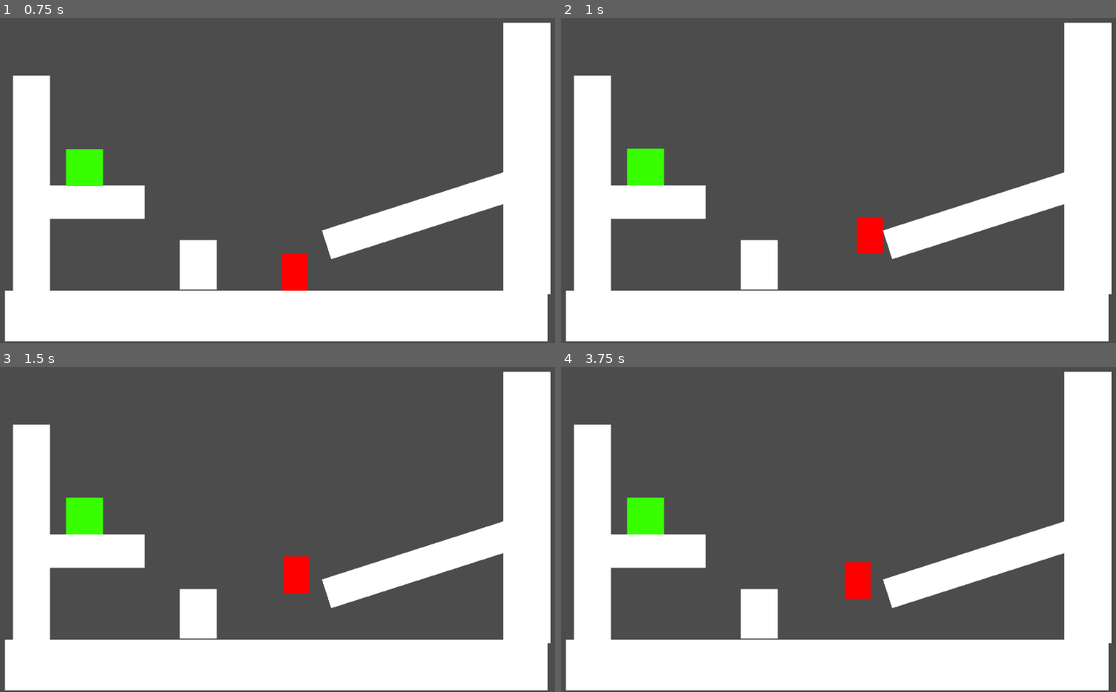
Above: before the commit, frames 1-4 (two rows, left to right).
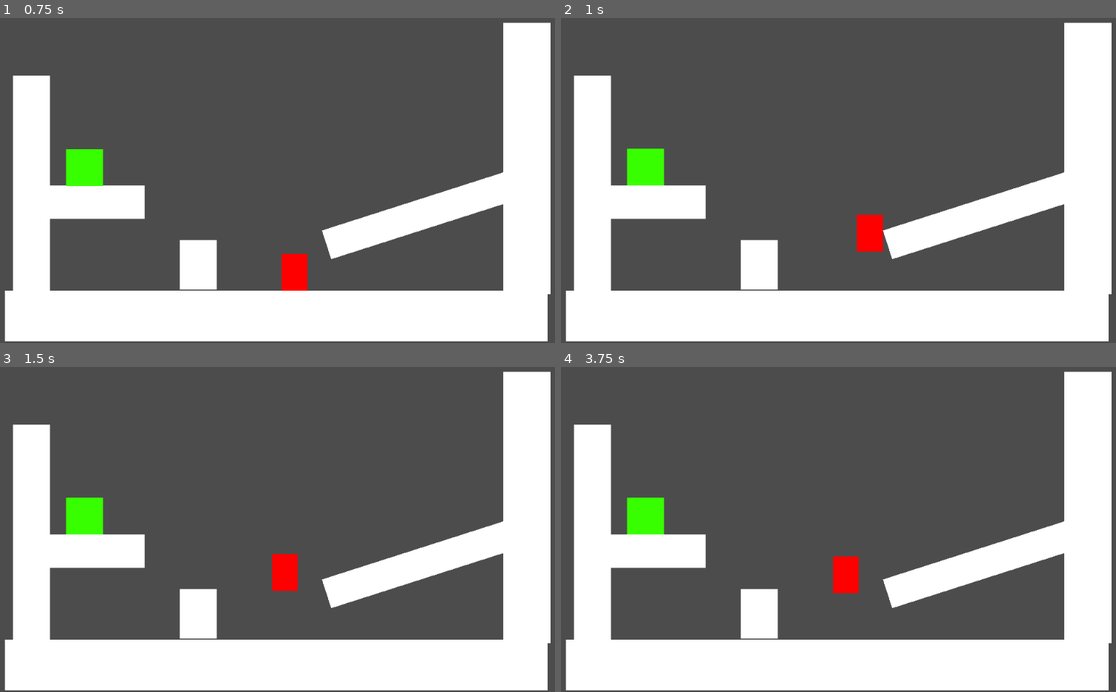
Above: after the commit, the same moments.

Repository: vanjac/wi22jam
Game: Godot game, scene res://placeholder/testlevel.tscn
Same seed, same stepped clock (60 frames per second), same inputs: the game is played once before the commit and once after it. The project has no main scene, so this scene is started directly.
Inputs:
- Up to frame 1 (0.75 s): hold D (right) from 0.53 s (still down)
- Up to frame 2 (1 s): keep holding D (right); tap Space (jump) at 0.77 s
- Up to frame 3 (1.5 s): release D (right) at 1.28 s; hold A (left) from 1.28 s (still down)
- Up to frame 4 (3.75 s): tap Space (jump) at 1.52, 3.02 s; release A (left) at 2.03 s; hold D (right) 2.03-3.53 s; hold A (left) from 3.53 s (still down)

Frame 1 is identical in both runs. In frame 2, less than 0.1% of the frame differs, in the area x 53-59%, y 60-73%; in frame 3, 0.5%; in frame 4, 0.6%, in the area x 49-56%, y 58-72%.

Commit message:
fix wall collision check

Diff:
--- a/player/Player.gd
+++ b/player/Player.gd
@@ -70,6 +70,6 @@
 	on_ground = moved.y < move_vec.y
 	if was_on_ground and not on_ground:
 		time_since_left_ground = 0
-	# collision with wall
-	if abs(moved.x) < move_vec.x and sign(moved.x) == sign(move_vec.x):
+	# wall collision
+	if sign(moved.x) != sign(move_vec.x):
 		move_vec.x = moved.x
